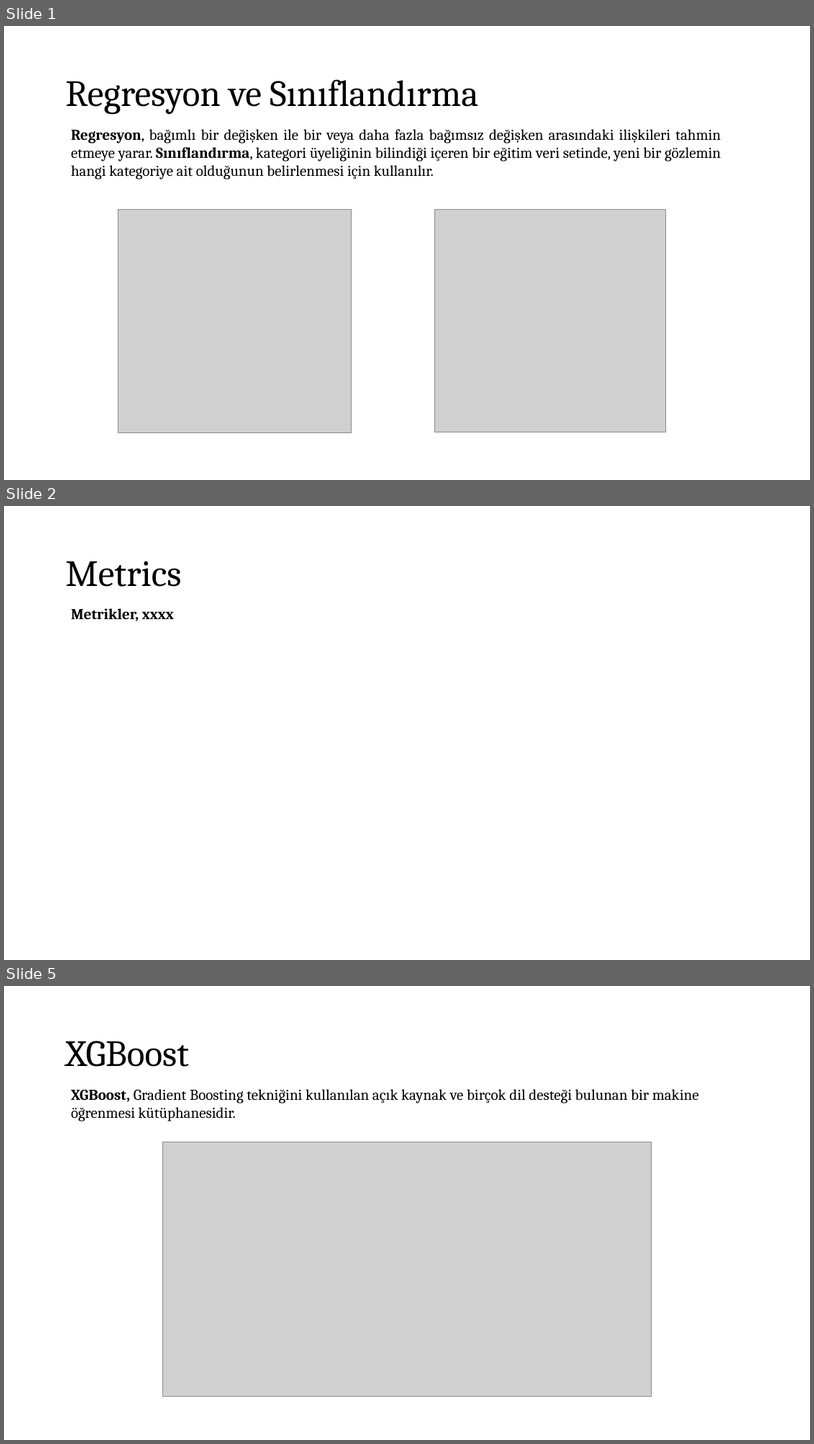
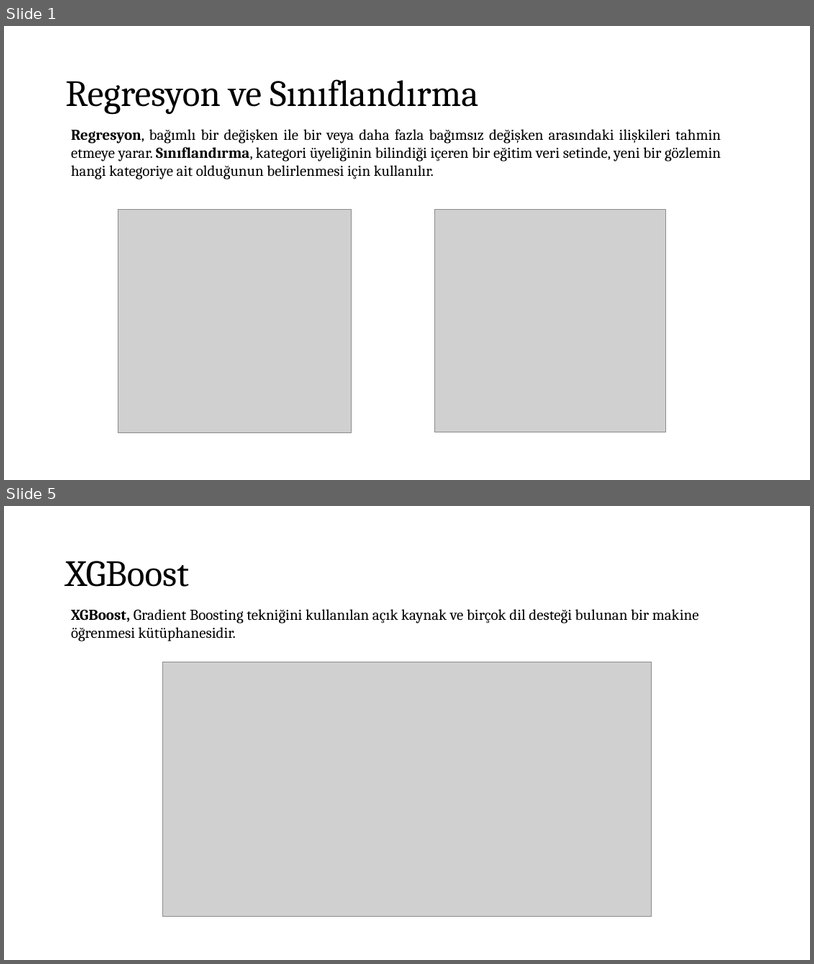
Before and after one commit to KutayAkalin/zemin_istanbul, a slide deck: img/decision_trees.pptx. Shown one above the other, each under a label of ours: slides 1, 2 and 5 before the commit, slides 1 and 5 after it; the slides between them are not shown. The pictures are 814x1444 and 814x964 pixels, drawn with LibreOffice and Linux fonts; fonts in the diff are those of the drawing; grey boxes stand for pictures. Boxes give left, top, right and bottom in pixels: in the first picture for what was removed or moved away, otherwise in the second. Text is boxed around its words. In the diff, an @@ line names an element or a change of style, - is before the commit and + after.

```diff
--- a/img/decision_trees.pptx
+++ b/img/decision_trees.pptx
@@ slide 2 removed at [4, 506, 810, 960], background #FFFFFF @@
@@ title removed at [65, 561, 181, 587] @@
-Metrics
@@ text removed at [71, 608, 174, 621] @@
-Metrikler, xxxx
```
Also in this commit, not shown: 1 slide changed, 2 slides added, 1 other slide removed.
